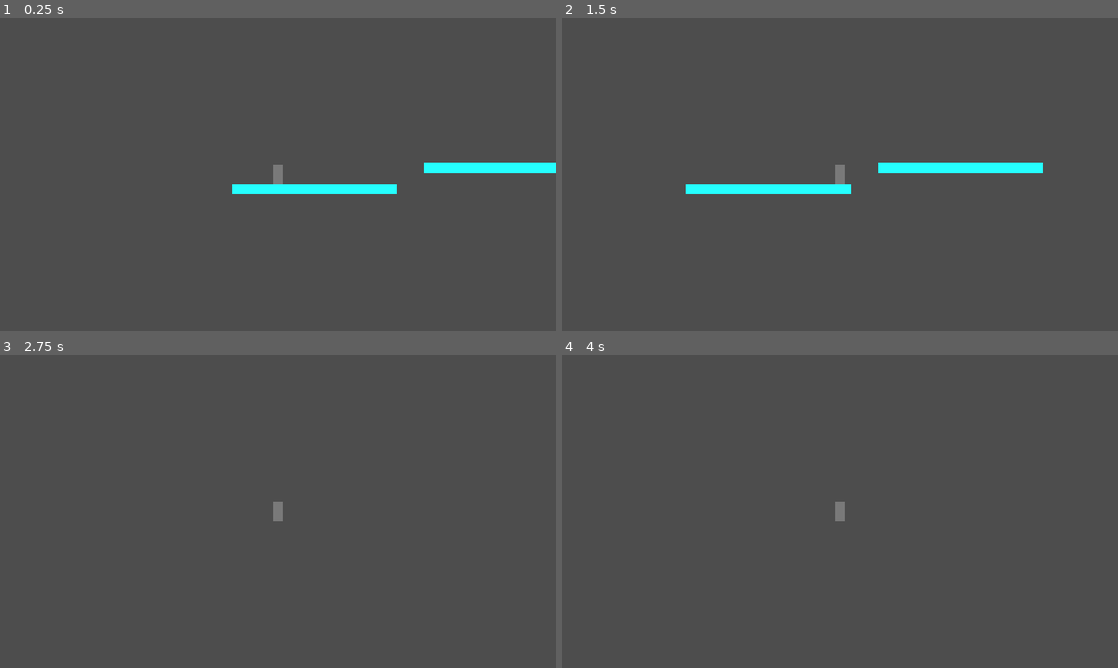
Above: before the commit, frames 1-4 (two rows, left to right).
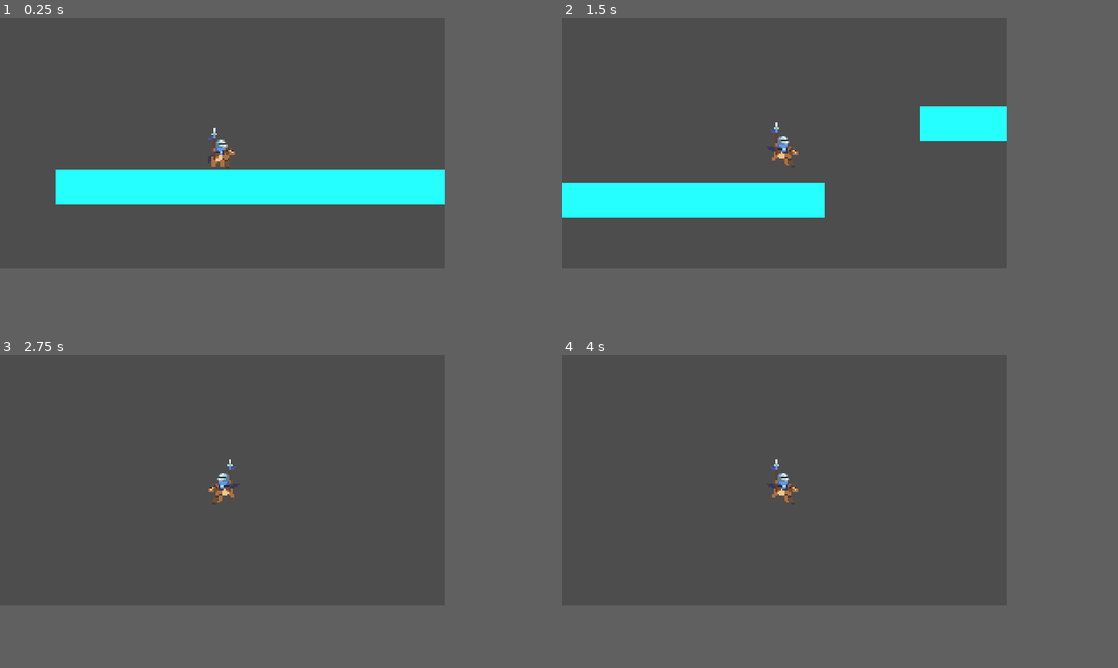
Above: after the commit, the same moments.

Repository: Martisos/Ultimate-Custom-Platformer-Game
Game: Godot game, scene res://scenes/maps/world_1.tscn
The game is run twice, just before and just after one commit, with the same random seed, the same clock (stepped at 60 frames per second) and the same inputs.
Inputs (mouse positions are in pixels of both pictures, inside the frame that each line leads up to):
- Up to frame 1 (0.25 s): no input
- Up to frame 2 (1.5 s): tap Enter at 0.5 s; move the mouse to (962, 158) at 0.52 s; hold W (jump) 0.53-1.28 s; hold D (right) from 0.53 s (still down); click (962, 158) at 0.67 s; move the mouse to (728, 190) at 1.27 s; tap Alt at 1.35 s
- Up to frame 3 (2.75 s): tap W (jump) at 1.52, 1.55, 1.82 s; move the mouse to (333, 442) at 2.02 s; release D (right) at 2.03 s; hold A (left) from 2.03 s (still down); hold W (jump) from 2.03 s (still down); tap Shift at 2.1 s
- Up to frame 4 (4 s): move the mouse to (812, 574) at 2.77 s; release A (left) at 2.78 s; release W (jump) at 2.78 s; hold D (right) from 2.78 s (still down); tap W (jump) at 2.85, 3.02, 3.32 s; click (812, 574) at 2.92 s; tap Space at 3.5 s; move the mouse to (1006, 558) at 3.52 s; hold W (jump) from 3.53 s (still down); tap Alt at 3.6 s
In our replay, the window is 800x450 before the commit and 640x360 after it. These sizes can differ from the game's own. Grey fills any space a smaller window leaves; there, only what the larger window draws over its background counts as a difference.

The runs differ from the first frame. In frame 1, 7.9% of the frame differs, in the area x 10-100%, y 35-60%; in frame 2, 7.7%; in frame 3, 0.4%; in frame 4, 0.4%.

Commit message:
Player sprites and animations

Diff:
--- a/project.godot
+++ b/project.godot
@@ -17,6 +17,8 @@
 
 [display]
 
+window/size/viewport_width=640
+window/size/viewport_height=360
 window/stretch/mode="canvas_items"
 window/stretch/aspect="expand"
 
@@ -51,5 +53,6 @@
 
 [rendering]
 
+textures/canvas_textures/default_texture_filter=0
 rendering_device/driver.windows="d3d12"
 renderer/rendering_method="mobile"
--- a/scenes/characters/player.tscn
+++ b/scenes/characters/player.tscn
@@ -1,17 +1,110 @@
 [gd_scene format=3 uid="uid://86e1g4py2cph"]
 
 [ext_resource type="Script" uid="uid://bmc2u2xw403kf" path="res://scripts/characters/player.gd" id="1_rp718"]
+[ext_resource type="Texture2D" uid="uid://b081bsye5e4a6" path="res://resources/sprites/player/MiniHorseMan.png" id="2_yewv4"]
 
 [sub_resource type="RectangleShape2D" id="RectangleShape2D_kb7tl"]
-size = Vector2(20, 40)
+size = Vector2(15, 17)
+
+[sub_resource type="Animation" id="Animation_yewv4"]
+length = 0.001
+tracks/0/type = "value"
+tracks/0/imported = false
+tracks/0/enabled = true
+tracks/0/path = NodePath("Sprite2D:frame")
+tracks/0/interp = 1
+tracks/0/loop_wrap = true
+tracks/0/keys = {
+"times": PackedFloat32Array(0),
+"transitions": PackedFloat32Array(1),
+"update": 1,
+"values": [0]
+}
+
+[sub_resource type="Animation" id="Animation_76oj4"]
+resource_name = "idle"
+length = 0.8
+loop_mode = 1
+tracks/0/type = "value"
+tracks/0/imported = false
+tracks/0/enabled = true
+tracks/0/path = NodePath("Sprite2D:frame")
+tracks/0/interp = 1
+tracks/0/loop_wrap = true
+tracks/0/keys = {
+"times": PackedFloat32Array(0, 0.1, 0.2, 0.3, 0.4, 0.5, 0.6, 0.7),
+"transitions": PackedFloat32Array(1, 1, 1, 1, 1, 1, 1, 1),
+"update": 1,
+"values": [0, 1, 2, 3, 4, 5, 6, 7]
+}
+
+[sub_resource type="Animation" id="Animation_kqtwu"]
+resource_name = "jump_down"
+length = 0.1
+tracks/0/type = "value"
+tracks/0/imported = false
+tracks/0/enabled = true
+tracks/0/path = NodePath("Sprite2D:frame")
+tracks/0/interp = 1
+tracks/0/loop_wrap = true
+tracks/0/keys = {
+"times": PackedFloat32Array(0),
+"transitions": PackedFloat32Array(1),
+"update": 1,
+"values": [25]
+}
+
+[sub_resource type="Animation" id="Animation_atpat"]
+resource_name = "jump_up"
+length = 0.19999999999999998
+tracks/0/type = "value"
+tracks/0/imported = false
+tracks/0/enabled = true
+tracks/0/path = NodePath("Sprite2D:frame")
+tracks/0/interp = 1
+tracks/0/loop_wrap = true
+tracks/0/keys = {
+"times": PackedFloat32Array(0, 0.1),
+"transitions": PackedFloat32Array(1, 1),
+"update": 1,
+"values": [26, 24]
+}
+
+[sub_resource type="Animation" id="Animation_dyp2m"]
+resource_name = "walk"
+length = 0.6
+loop_mode = 1
+tracks/0/type = "value"
+tracks/0/imported = false
+tracks/0/enabled = true
+tracks/0/path = NodePath("Sprite2D:frame")
+tracks/0/interp = 1
+tracks/0/loop_wrap = true
+tracks/0/keys = {
+"times": PackedFloat32Array(0, 0.1, 0.2, 0.3, 0.4, 0.5),
+"transitions": PackedFloat32Array(1, 1, 1, 1, 1, 1),
+"update": 1,
+"values": [8, 9, 10, 11, 12, 13]
+}
+
+[sub_resource type="AnimationLibrary" id="AnimationLibrary_dyp2m"]
+_data = {
+&"RESET": SubResource("Animation_yewv4"),
+&"idle": SubResource("Animation_76oj4"),
+&"jump_down": SubResource("Animation_kqtwu"),
+&"jump_up": SubResource("Animation_atpat"),
+&"walk": SubResource("Animation_dyp2m")
+}
 
 [node name="Player" type="CharacterBody2D" unique_id=349377917]
 script = ExtResource("1_rp718")
 
 [node name="CollisionShape2D" type="CollisionShape2D" parent="." unique_id=1738570708]
+position = Vector2(-0.5, 6.5)
 shape = SubResource("RectangleShape2D_kb7tl")
 
 [node name="ColorRect" type="ColorRect" parent="." unique_id=1444328994]
+visible = false
 offset_left = -10.0
 offset_top = -20.0
 offset_right = 10.0
@@ -19,7 +112,13 @@
 color = Color(0.47397572, 0.47397572, 0.47397572, 1)
 
 [node name="Sprite2D" type="Sprite2D" parent="." unique_id=930055729]
+texture = ExtResource("2_yewv4")
+hframes = 8
+vframes = 7
 
 [node name="AnimationPlayer" type="AnimationPlayer" parent="." unique_id=486236241]
+libraries/ = SubResource("AnimationLibrary_dyp2m")
+autoplay = &"idle"
 
 [node name="Camera2D" type="Camera2D" parent="." unique_id=1549625895]
+zoom = Vector2(2.5, 2.5)
--- a/scripts/characters/player.gd
+++ b/scripts/characters/player.gd
@@ -1,16 +1,23 @@
 extends CharacterBody2D
+
+@onready var animation_player: AnimationPlayer = $AnimationPlayer
+@onready var sprite: Sprite2D = $Sprite2D
 
 @export var speed: float = 250.0
 @export var acceleration: float = 2000.0
 @export var friction: float = 1800.0
 
 
-@export var max_jump_velocity: float = -420.0
+@export var max_jump_velocity: float = -350.0
 @export var min_jump_velocity: float = -100.0
 
 
 @export var coyote_time: float = 0.1
 var coyote_timer: float = 0.0
+
+var direction
+var was_in_air: bool = false
+var current_anim: String = ""
 
 var gravity: float = ProjectSettings.get_setting("physics/2d/default_gravity")
 
@@ -29,11 +36,43 @@
 	if Input.is_action_just_released("jump") and velocity.y < min_jump_velocity:
 		velocity.y = min_jump_velocity
 
-	var direction = Input.get_axis("left", "right")
+	direction = Input.get_axis("left", "right")
 
 	if direction != 0:
 		velocity.x = move_toward(velocity.x, direction * speed, acceleration * delta)
+		sprite.flip_h = (direction < 0)
+
 	else:
 		velocity.x = move_toward(velocity.x, 0.0, friction * delta)
 
 	move_and_slide()
+
+	if was_in_air and is_on_floor():
+		trigger_land_squash()
+
+	was_in_air = not is_on_floor()
+
+	update_animation()
+
+func trigger_land_squash() -> void:
+	sprite.scale = Vector2(1.2, 0.8)
+
+	var tween = create_tween()
+	tween.tween_property(sprite, "scale", Vector2(1.0, 1.0), 0.15).set_trans(Tween.TRANS_QUAD).set_ease(Tween.EASE_OUT)
+
+func update_animation() -> void:
+	var target_anim: String = ""
+
+	if not is_on_floor():
+		if velocity.y < 0:
+			target_anim = "jump_up"
+		else:
+			target_anim = "jump_down"
+	elif direction != 0:
+		target_anim = "walk"
+	else:
+		target_anim = "idle"
+
+	if current_anim != target_anim:
+		current_anim = target_anim
+		animation_player.play(target_anim)
Not shown, changed: idea.txt
Not shown, added: links.txt
Binary file added: resources/sprites/player/MiniHorseMan.png
Not shown, added: resources/sprites/player/MiniHorseMan.png.import
